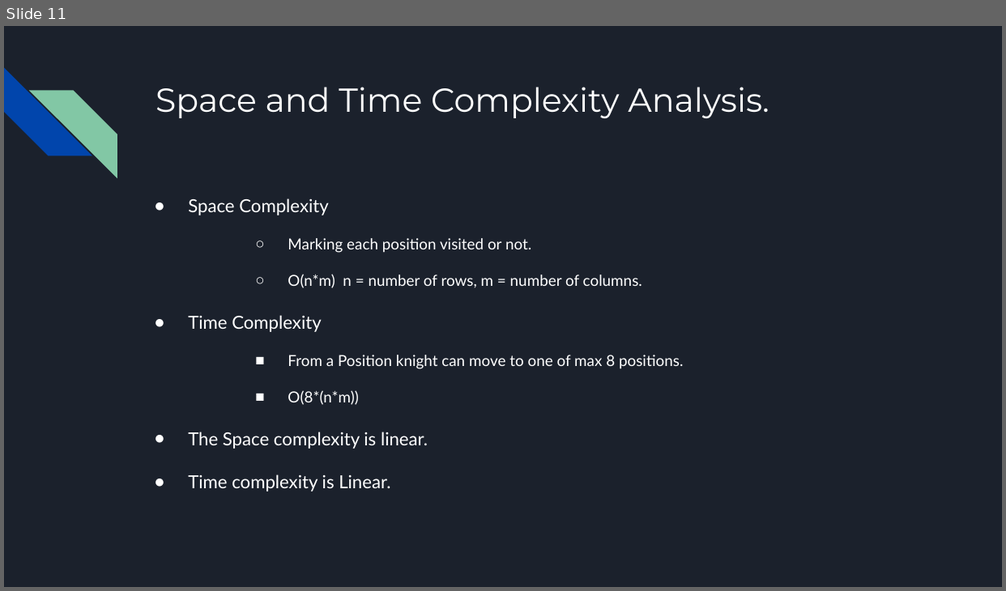
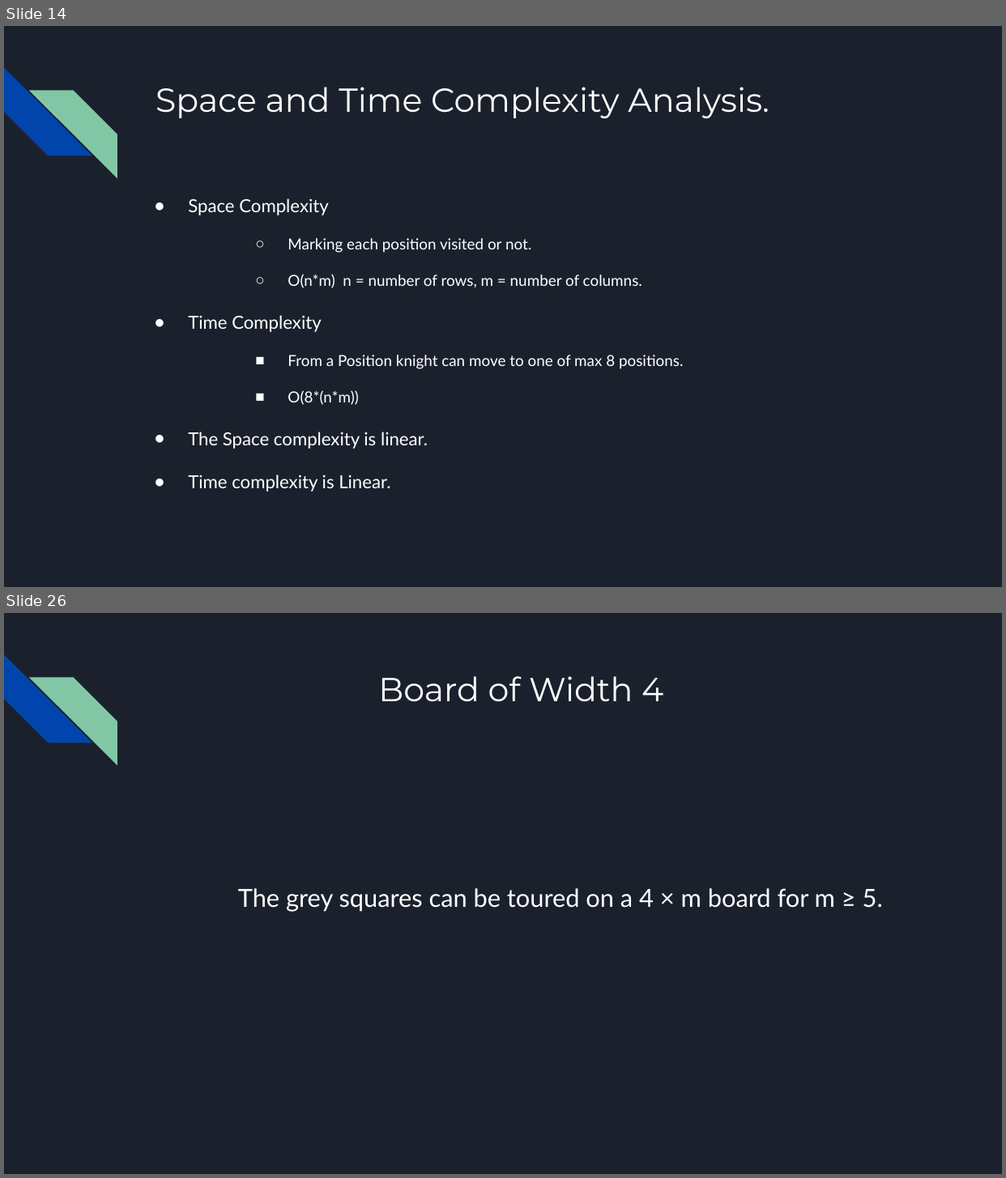
Before and after one commit to chaitanya0906/knight_tour, a slide deck: Knight's Tour.pptx. Shown one above the other, each under a label of ours: slide 11 before the commit, slides 14 and 26 after it; the slides between them are not shown. The pictures are 1006x591 and 1006x1178 pixels, drawn with LibreOffice and Linux fonts; fonts in the diff are those of the drawing. Boxes give left, top, right and bottom in pixels: in the first picture for what was removed or moved away, otherwise in the second. Text is boxed around its words. In the diff, an @@ line names an element or a change of style, - is before the commit and + after.

```diff
--- a/Knight's Tour.pptx
+++ b/Knight's Tour.pptx
@@ slide 26 added at (4, 613, 1002, 1174), background #1B212C; not listed: 2 template elements that a slide beside it also shows @@
@@ title added at (378, 676, 663, 702), 24 pt, text #FFFFFF @@
+Board of Width 4
@@ text added at (238, 888, 883, 912), 18 pt, text #FFFFFF @@
+The grey squares can be toured on a 4 × m board for m ≥ 5.
@@ what was slide 11 is now slide 14 @@
```
Also in this commit, not shown: 2 slides changed, 17 other slides added, 2 slides removed, 2 other files.
